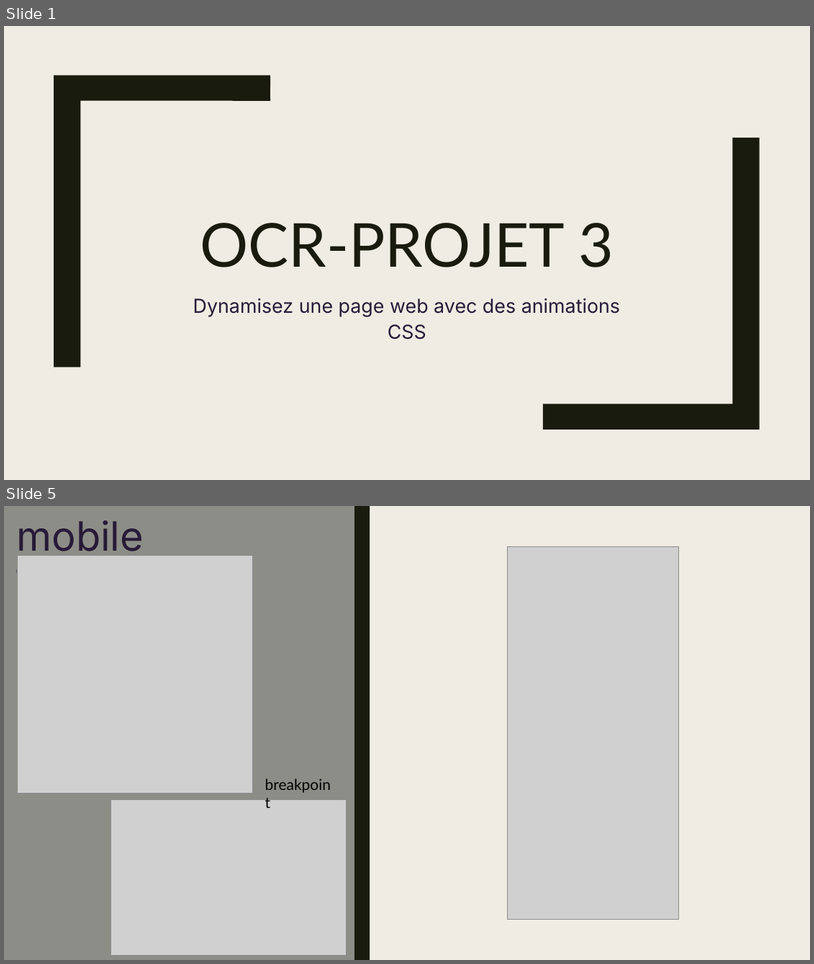
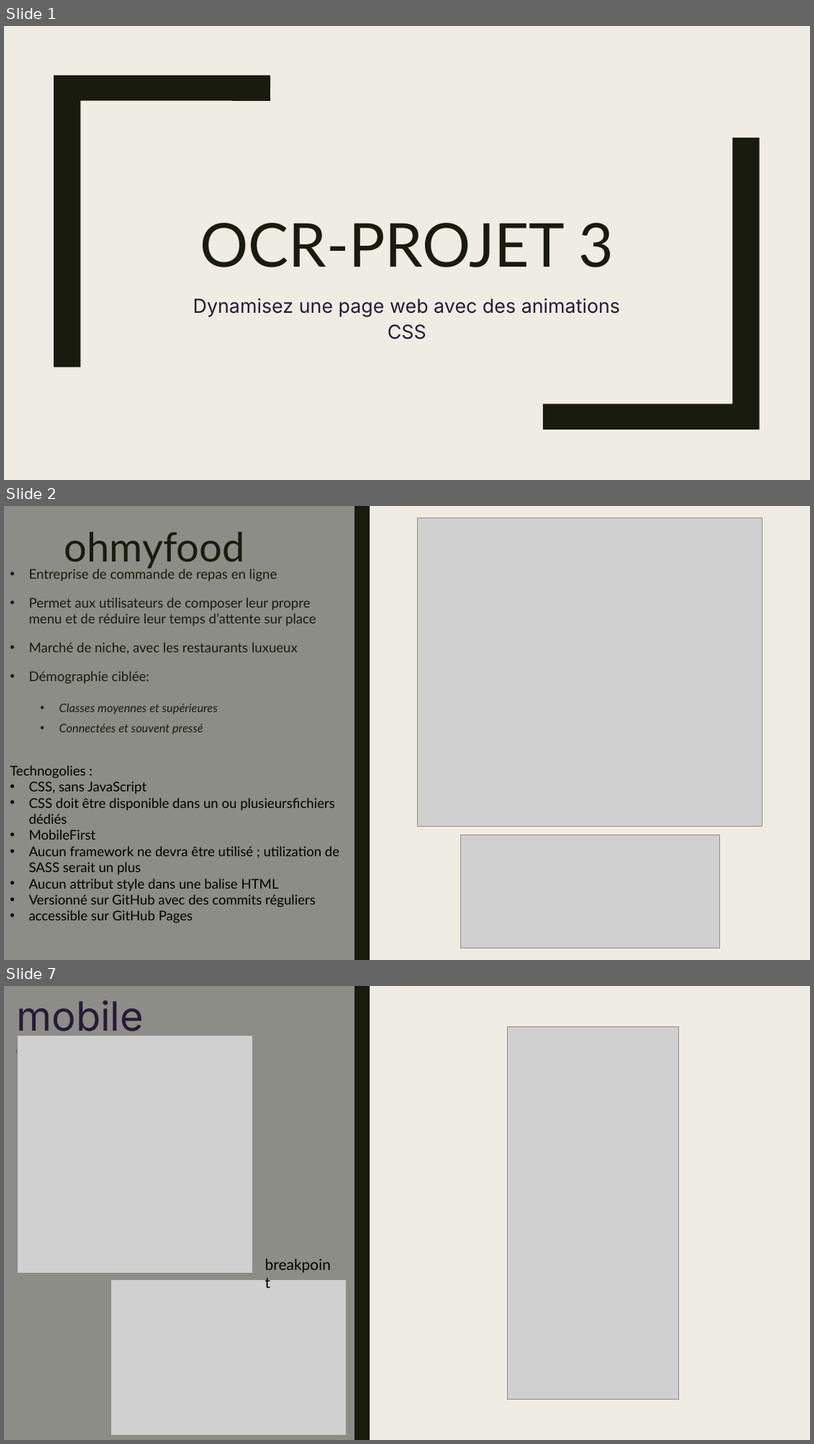
Before and after one commit to HOTP0T/OCR-PROJECT3, a slide deck: Livrable P3/SOUTENANCE.pptx. Shown one above the other, each under a label of ours: slides 1 and 5 before the commit, slides 1, 2 and 7 after it; the slides between them are not shown. The pictures are 814x964 and 814x1444 pixels, drawn with LibreOffice and Linux fonts; fonts in the diff are those of the drawing; grey boxes stand for pictures. Boxes give left, top, right and bottom in pixels: in the first picture for what was removed or moved away, otherwise in the second. Text is boxed around its words. In the diff, an @@ line names an element or a change of style, - is before the commit and + after.

```diff
--- a/Livrable P3/SOUTENANCE.pptx
+++ b/Livrable P3/SOUTENANCE.pptx
@@ slide 2 added at box(4, 506, 810, 960), background #EFEDE3; not listed: 2 template elements that a slide beside it also shows @@
@@ picture added at box(418, 518, 763, 826) @@
@@ title added at box(64, 532, 245, 569), 48 pt, text #191B0E @@
+ohmyfood
@@ text added at box(29, 567, 316, 734), 16 pt, text #191B0E @@
+• Entreprise de commande de repas en ligne
+• Permet aux utilisateurs de composer leur propre menu et de réduire leur temps d’attente sur place
+• Marché de niche, avec les restaurants luxueux
+• Démographie ciblée:
+  • Classes moyennes et supérieures
+  • Connectées et souvent pressé
@@ text added at box(10, 765, 340, 923), 16 pt, text #000000 @@
+Technogolies :
+• CSS, sans JavaScript
+• CSS doit être disponible dans un ou plusieursfichiers dédiés
+• MobileFirst
+• Aucun framework ne devra être utilisé ; utilization de SASS serait un plus
+• Aucun attribut style dans une balise HTML
+• Versionné sur GitHub avec des commits réguliers
+• accessible sur GitHub Pages
@@ picture added at box(460, 835, 720, 947) @@
@@ what was slide 5 is now slide 7 @@
```
Also in this commit, not shown: 3 slides changed, 1 other slide added, 5 other files.
